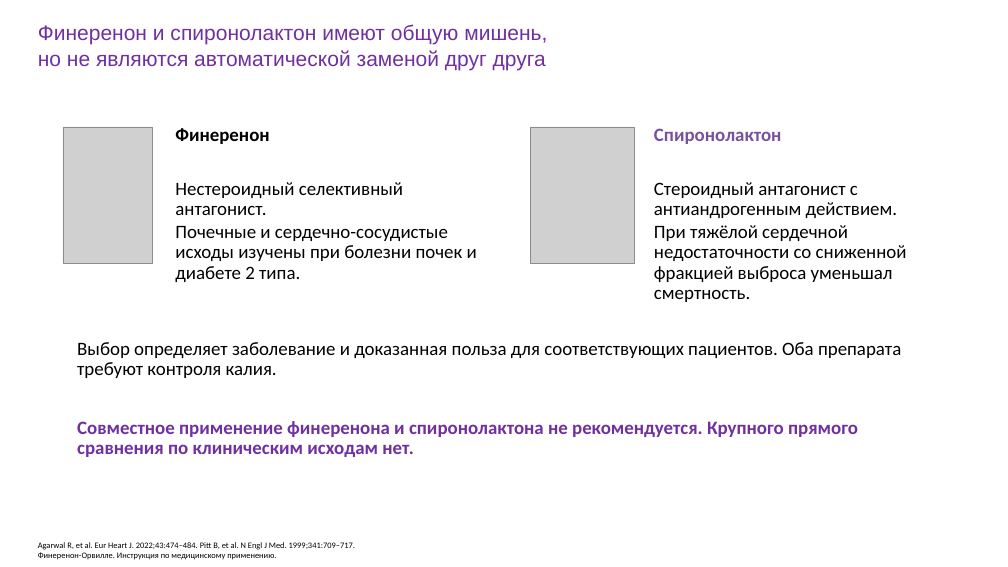
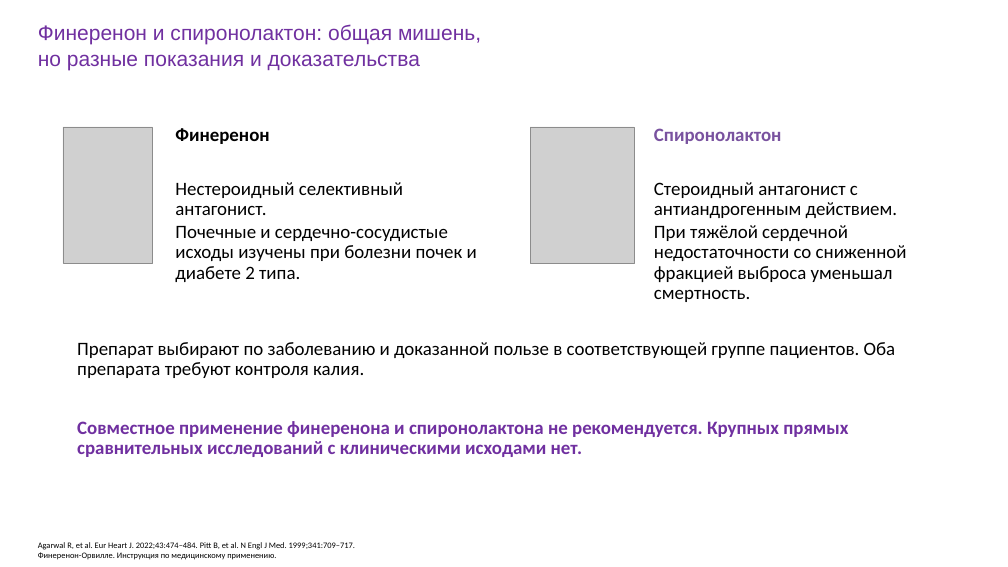
Before and after one commit to drabdulbosit1-eng/my-test-cloud, a slide deck: slide 26 of finerenone/Finerenone_Levin_reviewed.pptx. Drawn at 1008x567 pixels with LibreOffice and Linux fonts; fonts in the diff are those of the drawing; grey boxes stand for pictures. Boxes give left, top, right and bottom in pixels: in the first picture for what was removed or moved away, otherwise in the second. Text is boxed around its words. In the diff, an @@ line names an element or a change of style, - is before the commit and + after.

```diff
--- a/finerenone/Finerenone_Levin_reviewed.pptx
+++ b/finerenone/Finerenone_Levin_reviewed.pptx
@@ text at box(38, 24, 481, 70): text changed @@
-Финеренон и спиронолактон имеют общую мишень,
-но не являются автоматической заменой друг друга
+Финеренон и спиронолактон: общая мишень,
+но разные показания и доказательства
@@ text at box(77, 342, 896, 378): text changed @@
-Выбор определяет заболевание и доказанная польза для соответствующих пациентов. Оба препарата требуют контроля калия.
+Препарат выбирают по заболеванию и доказанной пользе в соответствующей группе пациентов. Оба препарата требуют контроля калия.
@@ text at box(77, 421, 848, 457): text changed @@
-Совместное применение финеренона и спиронолактона не рекомендуется. Крупного прямого сравнения по клиническим исходам нет.
+Совместное применение финеренона и спиронолактона не рекомендуется. Крупных прямых сравнительных исследований с клиническими исходами нет.
```
Also in this commit, not shown: 28 other slides changed, 1 other file.
